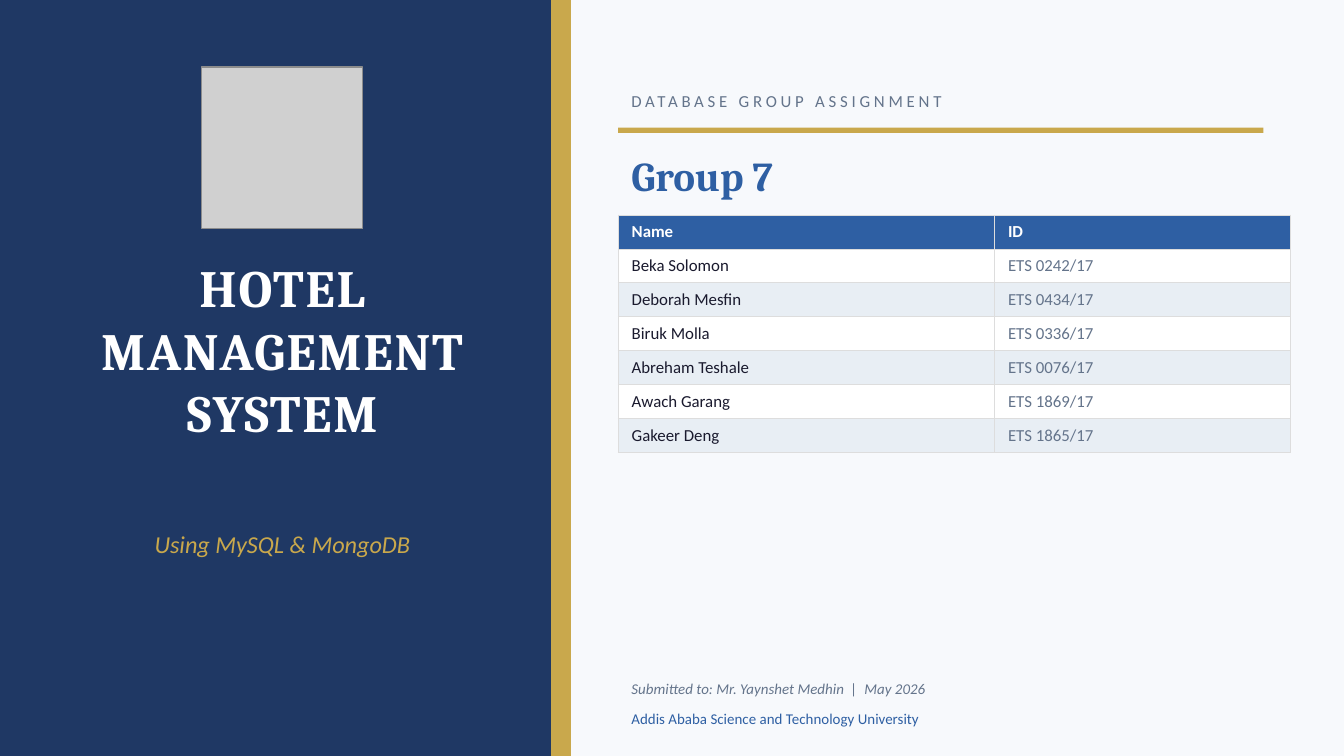
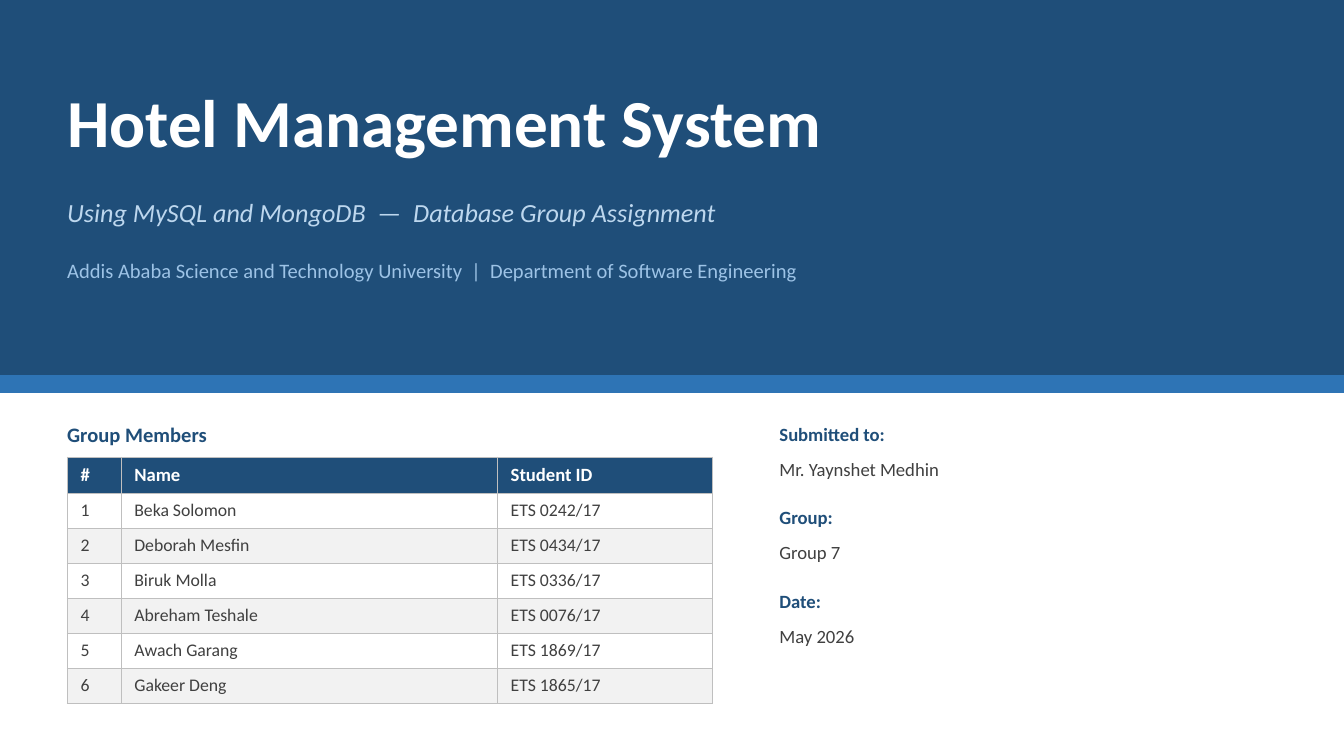
Before and after one commit to biruks-2006/AASTU-DB-Project-Group-7, a slide deck: slide 1 of docs/Group-7-Presentation.pptx. Drawn at 1344x756 pixels with LibreOffice and Linux fonts; fonts in the diff are those of the drawing; grey boxes stand for pictures. Boxes give left, top, right and bottom in pixels: in the first picture for what was removed or moved away, otherwise in the second. Text is boxed around its words. In the diff, an @@ line names an element or a change of style, - is before the commit and + after.

```diff
--- a/docs/Group-7-Presentation.pptx
+++ b/docs/Group-7-Presentation.pptx
@@ rectangle: place and size @@
-rectangle at <box>0,0,564,755</box>
+rectangle at <box>0,0,1344,376</box>
@@ rectangle at <box>0,0,1344,376</box>: fill #1F3864 to #1F4E79; outline none to #1F4E79 1 pt @@
@@ rectangle removed at <box>571,0,1344,755</box> @@
@@ text "Hotel Management System" at <box>67,100,821,159</box>: vertical alignment top to middle @@
@@ picture removed at <box>202,67,363,228</box> @@
@@ text removed at <box>618,81,1304,121</box> @@
-DATABASE GROUP ASSIGNMENT
@@ text at <box>67,100,821,159</box>: text changed; size 28 to 36 pt; font Cambria to Calibri @@
-HOTEL
-MANAGEMENT
-SYSTEM
+Hotel Management System
@@ rectangle removed at <box>618,128,1263,133</box> @@
@@ text at <box>67,204,716,227</box>: text changed; size 13 to 14 pt; text colour #C9A84C to #BDD7EE @@
-Using MySQL & MongoDB
+Using MySQL and MongoDB — Database Group Assignment
@@ text at <box>67,264,796,282</box>: text changed; size 8 to 11 pt; text colour #2E5FA3 to #9DC3E6 @@
-Addis Ababa Science and Technology University
+Addis Ababa Science and Technology University | Department of Software Engineering
@@ rectangle: place and size @@
-rectangle at <box>551,0,571,755</box>
+rectangle at <box>0,376,1344,392</box>
@@ rectangle at <box>0,376,1344,392</box>: fill #C9A84C to #2E74B5; outline none to #2E74B5 1 pt @@
@@ text added at <box>67,427,207,446</box>, 11 pt, text #1F4E79, bold @@
+Group Members
@@ text added at <box>779,428,884,441</box>, 10 pt, text #1F4E79, bold @@
+Submitted to:
@@ table at <box>67,457,712,698</box> @@
+column 1: # | 1 | 2 | 3 | 4 | 5 | 6
-column 3, row 1: ID
+column 3, row 1: Student ID
@@ table: place and size @@
-table at <box>618,215,1290,448</box>
+table at <box>67,457,712,698</box>
@@ text added at <box>779,463,939,479</box>, 10 pt, text #404040 @@
+Mr. Yaynshet Medhin
@@ text "Group 7": place and size @@
-text "Group 7" at <box>631,163,773,200</box>
+text "Group 7" at <box>779,547,840,562</box>
@@ text "Group 7" at <box>779,547,840,562</box>: size 22 to 10 pt, font Cambria to Calibri, text colour #2E5FA3 to #404040, bold off @@
@@ text added at <box>779,511,832,527</box>, 10 pt, text #1F4E79, bold @@
+Group:
@@ text added at <box>779,596,820,608</box>, 10 pt, text #1F4E79, bold @@
+Date:
@@ text at <box>779,630,855,646</box>: text changed; size 8 to 10 pt; text colour #64748B to #404040; italic off @@
-Submitted to: Mr. Yaynshet Medhin | May 2026
+May 2026
```
Also in this commit, not shown: 6 other slides changed, 7 slides added, 6 slides removed, 1 other file.
